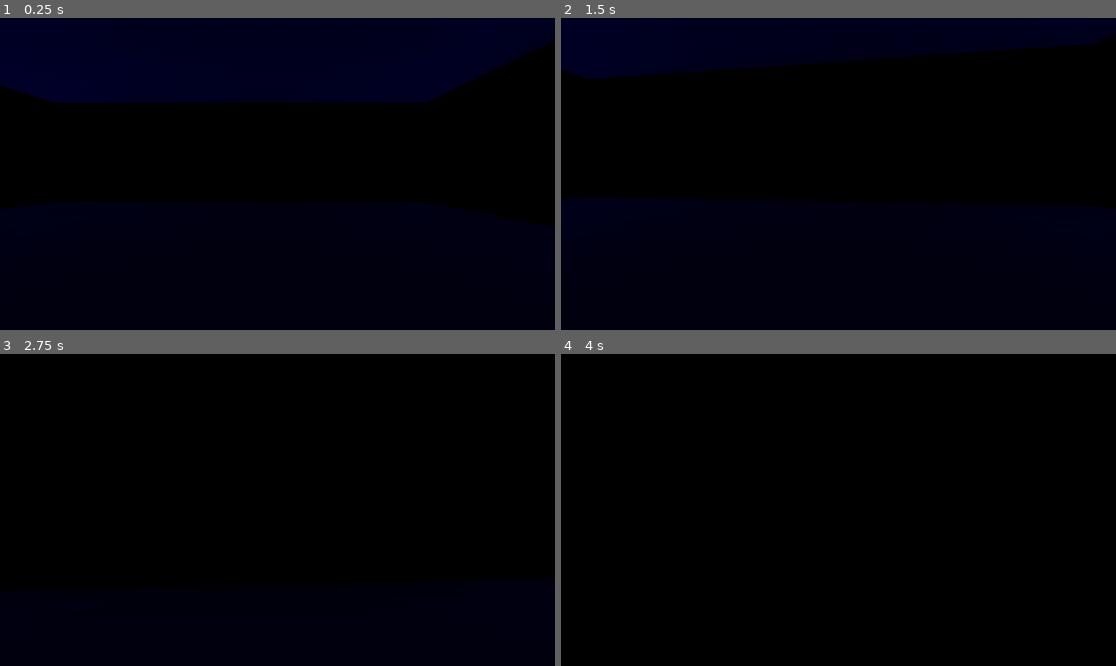
Above: before the commit, frames 1-4 (two rows, left to right).
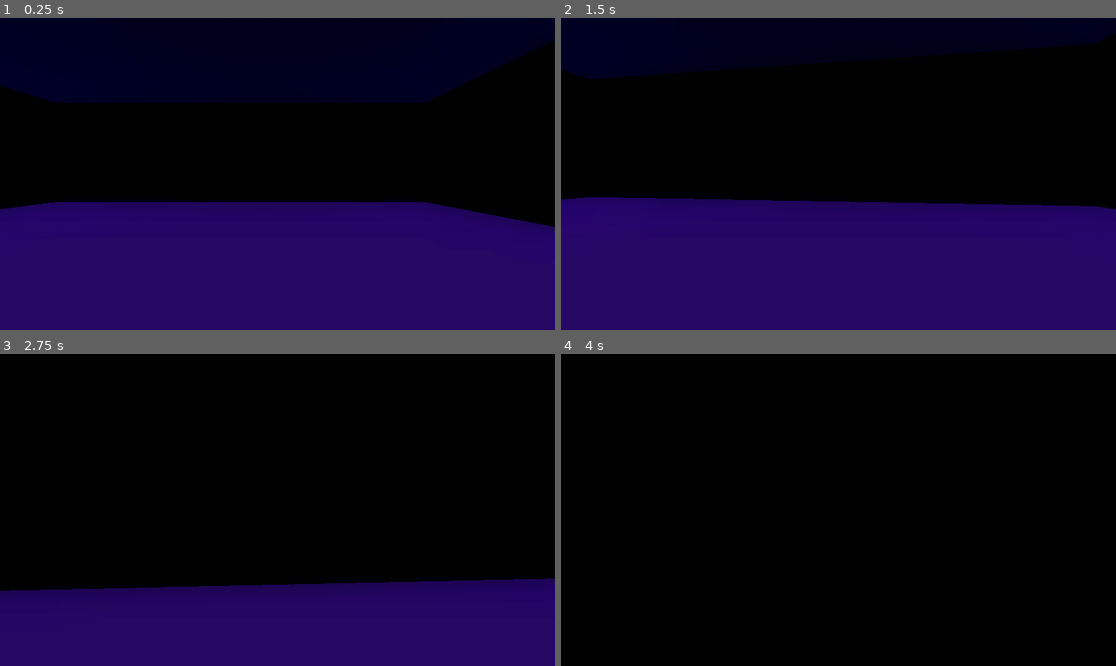
Above: after the commit, the same moments.

Repository: AbstractMelon/GGJ-2026
Game: Godot game, scene res://scenes/game.tscn
The game is run twice, just before and just after one commit, with the same random seed, the same clock (stepped at 60 frames per second) and the same inputs. This scene is started directly instead of the project's main scene.
Inputs (mouse positions are in pixels of both pictures, inside the frame that each line leads up to):
- Up to frame 1 (0.25 s): no input
- Up to frame 2 (1.5 s): move the mouse to (866, 174) at 0.52 s; hold W (move_forward) from 0.53 s (still down); move the mouse to (810, 174) at 1.27 s
- Up to frame 3 (2.75 s): keep holding W (move_forward); move the mouse to (288, 503) at 2.02 s
- Up to frame 4 (4 s): keep holding W (move_forward); move the mouse to (832, 516) at 2.77 s; tap Enter at 3.5 s; move the mouse to (877, 513) at 3.52 s

The runs differ from the first frame. In frame 1, 40% of the frame differs, in the area x 0-100%, y 59-100%; in frame 2, 41%, in the area x 0-100%, y 57-100%; in frame 3, 26%; in frame 4, nothing differs.

Commit message:
Better lighting

Diff:
--- a/scenes/game.tscn
+++ b/scenes/game.tscn
@@ -16,7 +16,7 @@
 sky = SubResource("Sky_1")
 ambient_light_source = 2
 ambient_light_color = Color(0.15, 0.1, 0.25, 1)
-ambient_light_energy = 0.3
+ambient_light_energy = 8.0
 tonemap_mode = 2
 tonemap_exposure = 1.2
 glow_enabled = true
@@ -40,7 +40,6 @@
 roughness = 0.1
 emission_enabled = true
 emission = Color(0.1, 0.05, 0.2, 1)
-emission_energy_multiplier = 0.3
 
 [sub_resource type="PlaneMesh" id="PlaneMesh_1"]
 material = SubResource("StandardMaterial3D_floor")
@@ -51,8 +50,6 @@
 
 [sub_resource type="StandardMaterial3D" id="StandardMaterial3D_wall"]
 albedo_color = Color(0.02, 0.02, 0.05, 1)
-metallic = 0.7
-roughness = 0.3
 
 [sub_resource type="BoxShape3D" id="BoxShape3D_wall"]
 size = Vector3(30, 8, 0.2)
